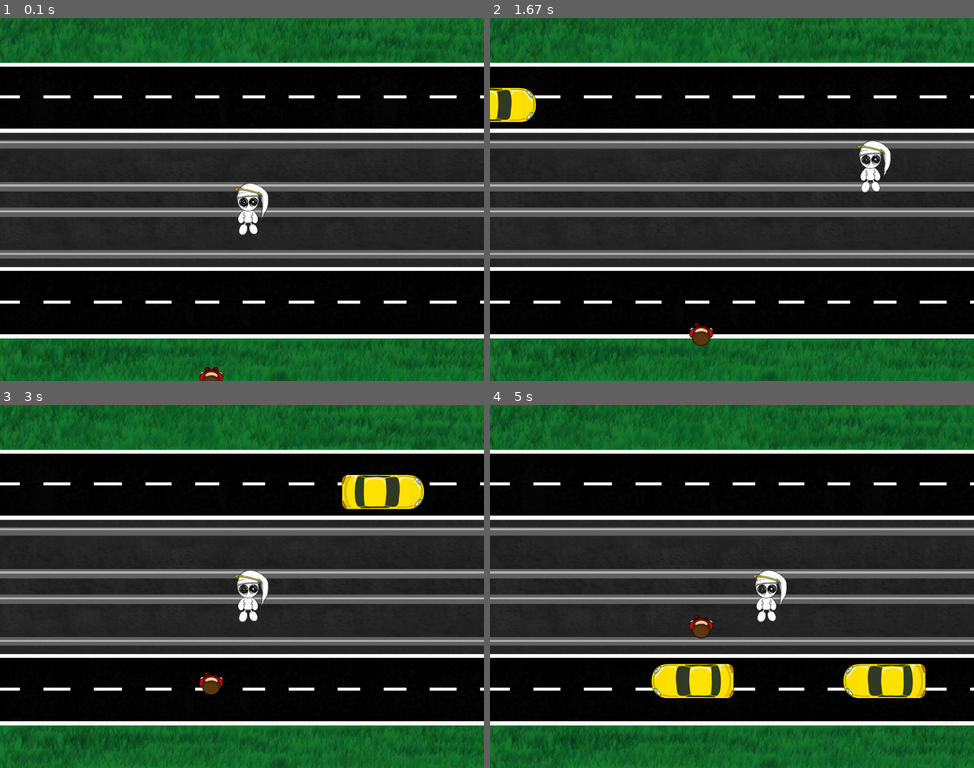
Above: before the commit, frames 1-4 (two rows, left to right).
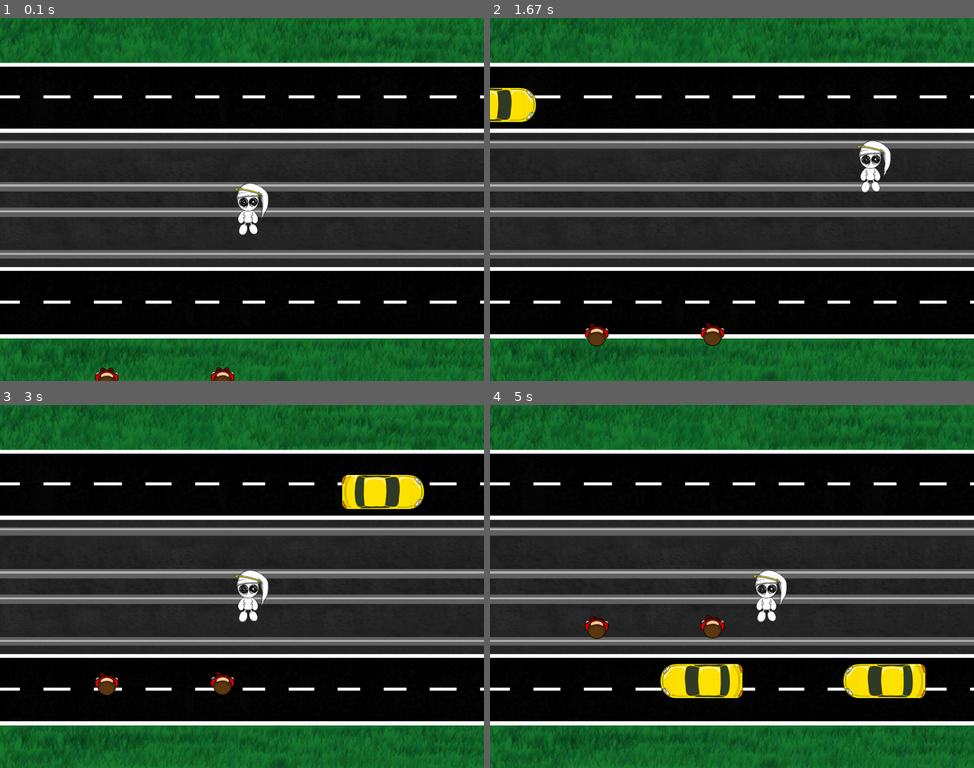
Above: after the commit, the same moments.

Repository: DanielKinsman/ghost-safety-squad-tigjamau
Game: pygame game, started from game.py
The game is run twice, just before and just after one commit, with the same random seed, the same clock (stepped at 60 frames per second) and the same inputs. The source is Python 2; it was converted automatically to run under Python 3.
Inputs:
- Up to frame 1 (0.1 s): no input
- Up to frame 2 (1.67 s): hold D 0.33-0.8 s; hold W 0.83-1.13 s; hold D 1.17-1.63 s
- Up to frame 3 (3 s): hold A 1.67-2.2 s; hold S 2.23-2.53 s; hold A 2.57-2.97 s
- Up to frame 4 (5 s): hold W 3-3.37 s; hold D 3.4-4.03 s; hold S 4.07-4.43 s; hold A 4.47-4.93 s; hold D from 4.97 s (still down)

The runs differ from the first frame. In frame 1, 0.4% of the frame differs, in the area x 19-49%, y 96-100%; in frame 2, 0.5%; in frame 3, 0.5%; in frame 4, 1.8%, in the area x 19-53%, y 57-81%.

Commit message:
Trams, ding ding \!

Diff:
--- a/game.py
+++ b/game.py
@@ -137,11 +137,12 @@
     VECTOR_COMPARE_MIN_DELTA = 0.0001
     WIDTH = 1024
     HEIGHT = 768
-    SPAWN_PEOPLE_BELOW = 1
-    SPAWN_CARS_BELOW = 4
+    SPAWN_PEOPLE_BELOW = 2
+    SPAWN_CARS_BELOW = 8
     CAR_VELOCITY = 10
     TRUCK_VELOCITY = 6
     MOTORBIKE_VELOCITY = 15
+    TRAM_VELOCITY = 3
     CAR_SPAWN_DELAY_AVERAGE = 1500
 
     def __init__(self):
@@ -156,6 +157,7 @@
         self.carimage = pygame.image.load('images/car.png')
         self.truckimage = pygame.image.load('images/truck.png')
         self.motorbikeimage = pygame.image.load('images/motorbike.png')
+        self.tramimage = pygame.image.load('images/tram.png')
         self.carGroup = pygame.sprite.RenderUpdates()
         self.crashPredictGroup = pygame.sprite.RenderUpdates()
 
@@ -180,8 +182,8 @@
         self.bail = False
         while not self.bail:
             elapsed = clock.tick(60)
-            #if elapsed > 32:
-            #    print("frametime:%(elapsed)03d" % {'elapsed': elapsed})
+            if elapsed > 20:
+                print("frametime drop:%(elapsed)03d" % {'elapsed': elapsed})
 
             #input
             self.processInput()
@@ -279,7 +281,7 @@
         goalY = self.screen.get_height() + 100 if y == 0 else -100
 
         #pick random x value
-        x = random.randint(10, self.screen.get_width() - 10)
+        x = random.randint(200, self.screen.get_width() - 200)
 
         #spawn person a x y
         person = Person('images/person.png', 'images/personstepleft.png', 'images/personstepright.png', 'images/deadperson.png', self.splat)
@@ -299,13 +301,15 @@
 
         if len(self.carGroup.sprites()) < Game.SPAWN_CARS_BELOW:
             #car or truck?
-            vehicleType = random.choice(['car', 'truck', 'motorbike'])
+            vehicleType = random.choice(['car', 'truck', 'motorbike', 'tram'])
             if vehicleType == 'car':
                 wheels = Vehicle(self.carimage, Game.CAR_VELOCITY)
             elif vehicleType == 'truck':
                 wheels = Vehicle(self.truckimage, Game.TRUCK_VELOCITY)
-            else:
+            elif vehicleType == 'motorbike':
                 wheels = Vehicle(self.motorbikeimage, Game.MOTORBIKE_VELOCITY)
+            else:
+                wheels = Vehicle(self.tramimage, Game.TRAM_VELOCITY)
 
             #pick a random side (left or right)
             x = random.choice([-100, self.screen.get_width() + 100])
@@ -313,10 +317,10 @@
 
             if x <= 0:
                 xVelocity = wheels.maxVelocity
-                y += -200
+                y += -200 if vehicleType != 'tram' else -70
             else:
                 xVelocity = -wheels.maxVelocity
-                y += 200
+                y += 200 if vehicleType != 'tram' else 70
                 wheels.image = pygame.transform.flip(wheels.image, True, False)
 
             wheels.velocity = euclid.Vector2(xVelocity, 0)
Binary file added: images/tram.png
